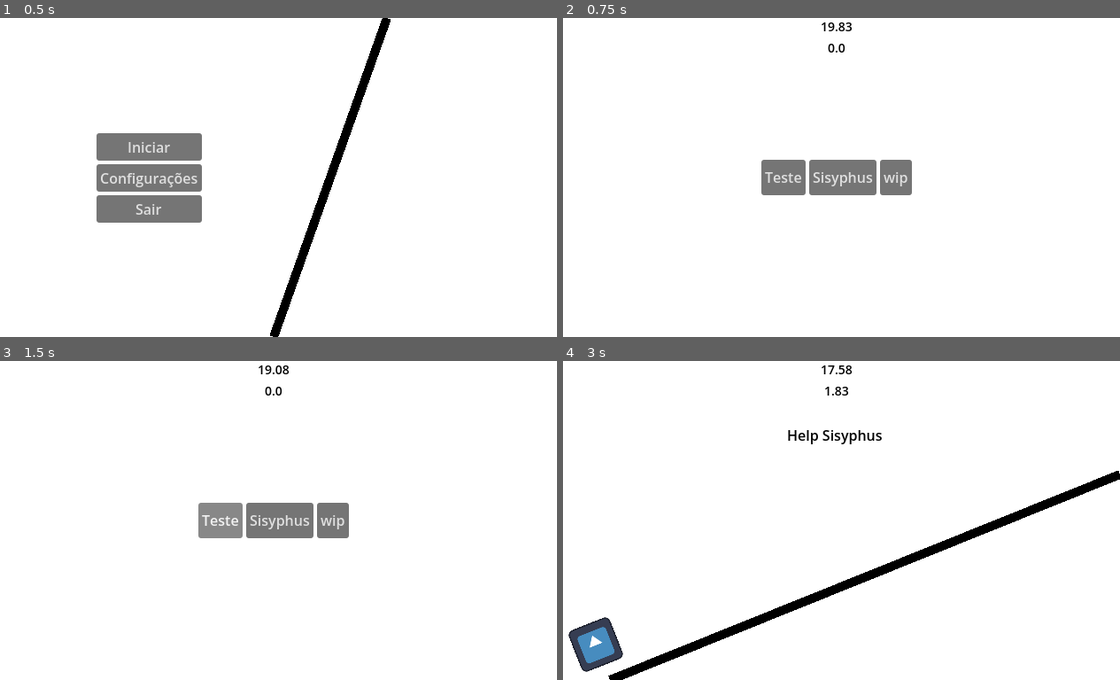
Above: before the commit, frames 1-4 (two rows, left to right).
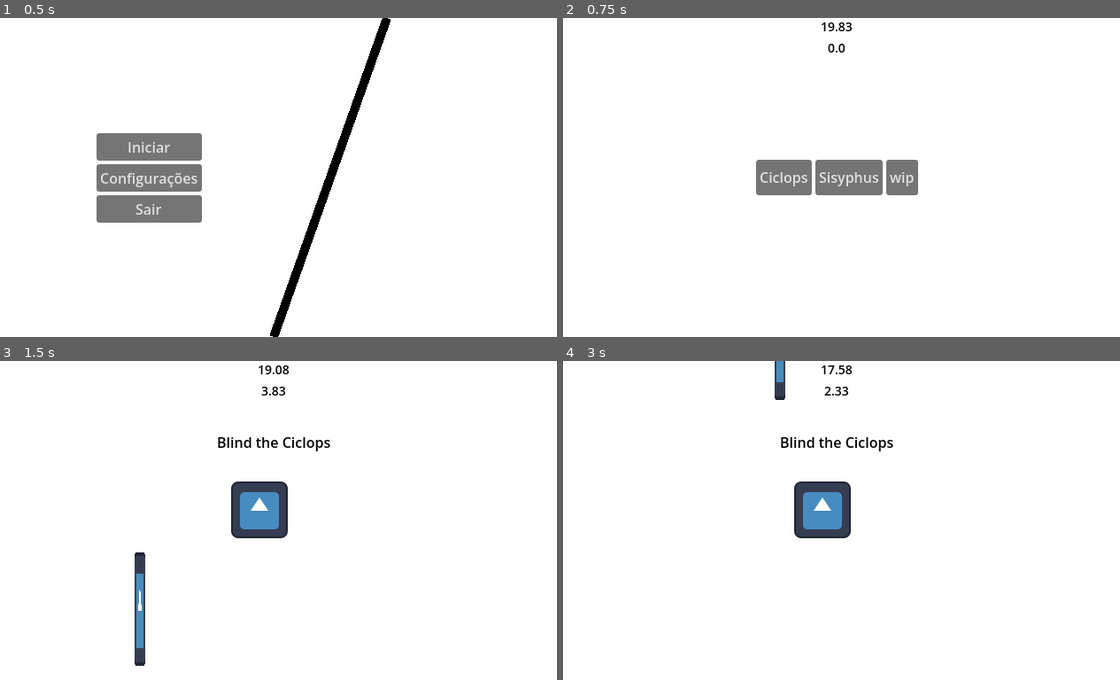
Above: after the commit, the same moments.

Repository: Magistratus-Studio/gmtk
Game: Godot game, scene res://Cenas/minigame_manager_scene.tscn
The game is run twice, just before and just after one commit, with the same random seed, the same clock (stepped at 60 frames per second) and the same inputs. The engine's default icon, where the game draws it, is replaced by a stand-in: a white triangle on a blue panel in a dark square.
Inputs (mouse positions are in pixels of both pictures, inside the frame that each line leads up to; where the layout moved, square brackets give the same spot in the first picture):
- Up to frame 1 (0.5 s): no input
- Up to frame 2 (0.75 s): click "Iniciar" at 0.5 s
- Up to frame 3 (1.5 s): click "Teste" (after the commit: "Ciclops") at 1.25 s
- Up to frame 4 (3 s): click (835, 609) [785, 520] at 2 s; click (841, 520) at 2.75 s, where only the run before the commit has a clickable "Sisyphus"

Frame 1 is identical in both runs. In frame 2, 1.0% of the frame differs, in the area x 34-64%, y 44-56%; in frame 3, 4.6%; in frame 4, 6.4%, in the area x 0-100%, y 0-100%.

Commit message:
feat: minigame ciclope

Diff:
--- /dev/null
+++ b/gmtk/Cenas/Minijogos/Ciclope/ciclope.gd
@@ -0,0 +1,46 @@
+extends MinigameBase
+
+@export var caminho_lanca: PathFollow2D
+@export var lanca: Sprite2D
+@export var distancia_estocada_certa: float = -50.0
+@export var distancia_estocada_errada: float = -300
+@export var tempo_ida: float = 0.05
+@export var area_clique: Button
+var vitoria: bool = false
+var velocidade: float = 0.3
+var tween: Tween
+
+func _ready() -> void:
+	caminho_lanca.progress_ratio = 0.15
+
+func iniciar() -> void:
+	super.iniciar()
+	caminho_lanca.progress_ratio = 0.15
+	area_clique.disabled = false
+
+func verificar_sucesso() -> bool:
+	if vitoria:
+		minigame_concluido.emit(true)
+		return true
+	minigame_concluido.emit(false)
+	return false
+
+func _process(delta: float) -> void:
+	caminho_lanca.progress_ratio += velocidade * delta
+	if caminho_lanca.progress_ratio < 0.1 or caminho_lanca.progress_ratio > 0.9:
+		velocidade = velocidade * -1.0
+
+func _on_button_pressed() -> void:
+	velocidade = 0
+	area_clique.disabled = true
+	if tween and tween.is_running():
+		tween.kill()
+	tween = create_tween()
+
+	if caminho_lanca.progress_ratio > 0.45 and caminho_lanca.progress_ratio < 0.5:
+		vitoria = true
+		tween.tween_property(lanca, "position:y", distancia_estocada_certa, tempo_ida)\
+		.as_relative().set_trans(Tween.TRANS_QUAD).set_ease(Tween.EASE_OUT)
+	else:
+		tween.tween_property(lanca, "position:y", distancia_estocada_errada, tempo_ida)\
+			.as_relative().set_trans(Tween.TRANS_QUAD).set_ease(Tween.EASE_OUT)
--- /dev/null
+++ b/gmtk/Cenas/Minijogos/Ciclope/ciclope.tscn
@@ -0,0 +1,78 @@
+[gd_scene format=3 uid="uid://5hx0nq0gfwen"]
+
+[ext_resource type="Script" uid="uid://dy43hx1no3yke" path="res://Cenas/Minijogos/Ciclope/ciclope.gd" id="1_mmlj4"]
+[ext_resource type="Texture2D" uid="uid://bc1ayuixxupfe" path="res://icon.svg" id="2_2ikrp"]
+
+[sub_resource type="Curve2D" id="Curve2D_kbalv"]
+_data = {
+"points": PackedVector2Array(0, 0, 0, 0, 64, 280, 0, 0, 0, 0, 576, 280)
+}
+point_count = 2
+
+[sub_resource type="LabelSettings" id="LabelSettings_ahksd"]
+font_color = Color(0, 0, 0, 1)
+
+[node name="Ciclope" type="Control" unique_id=1125950825 node_paths=PackedStringArray("caminho_lanca", "lanca", "area_clique")]
+layout_mode = 3
+anchors_preset = 15
+anchor_right = 1.0
+anchor_bottom = 1.0
+grow_horizontal = 2
+grow_vertical = 2
+script = ExtResource("1_mmlj4")
+caminho_lanca = NodePath("Path2D/PathFollow2D")
+lanca = NodePath("Path2D/PathFollow2D/Lanca")
+area_clique = NodePath("Button")
+metadata/_custom_type_script = "uid://brfp8a3wxvhfk"
+
+[node name="Fundo" type="ColorRect" parent="." unique_id=1059947952]
+layout_mode = 1
+anchors_preset = 15
+anchor_right = 1.0
+anchor_bottom = 1.0
+grow_horizontal = 2
+grow_vertical = 2
+
+[node name="Path2D" type="Path2D" parent="." unique_id=1733573923]
+curve = SubResource("Curve2D_kbalv")
+
+[node name="PathFollow2D" type="PathFollow2D" parent="Path2D" unique_id=1510193648]
+position = Vector2(320, 280)
+progress = 256.0
+cubic_interp = false
+loop = false
+
+[node name="Lanca" type="Sprite2D" parent="Path2D/PathFollow2D" unique_id=604812171]
+scale = Vector2(0.1, 1)
+texture = ExtResource("2_2ikrp")
+
+[node name="Titulo" type="Label" parent="." unique_id=1350019279]
+layout_mode = 1
+anchors_preset = -1
+anchor_left = 0.4
+anchor_top = 0.22222222
+anchor_right = 0.63468754
+anchor_bottom = 0.28622222
+offset_right = -21.200012
+offset_bottom = -0.040000916
+text = "Blind the Ciclops"
+label_settings = SubResource("LabelSettings_ahksd")
+metadata/_edit_use_anchors_ = true
+
+[node name="Ciclope" type="Sprite2D" parent="." unique_id=399978521]
+position = Vector2(304, 168)
+scale = Vector2(0.5, 0.5)
+texture = ExtResource("2_2ikrp")
+
+[node name="Button" type="Button" parent="." unique_id=1617886658]
+layout_mode = 1
+anchors_preset = 12
+anchor_top = 1.0
+anchor_right = 1.0
+anchor_bottom = 1.0
+offset_top = -160.0
+grow_horizontal = 2
+grow_vertical = 0
+flat = true
+
+[connection signal="pressed" from="Button" to="." method="_on_button_pressed"]
--- a/gmtk/Cenas/Minijogos/Sisifo.tscn
+++ b/gmtk/Cenas/Minijogos/Sisifo/Sisifo.tscn
@@ -1,6 +1,6 @@
 [gd_scene format=3 uid="uid://d1qeky4720sqw"]
 
-[ext_resource type="Script" uid="uid://c1ddb51hvap8j" path="res://Cenas/Minijogos/sisifo.gd" id="1_w1vjk"]
+[ext_resource type="Script" uid="uid://c1ddb51hvap8j" path="res://Cenas/Minijogos/Sisifo/sisifo.gd" id="1_w1vjk"]
 [ext_resource type="Texture2D" uid="uid://bc1ayuixxupfe" path="res://icon.svg" id="2_i5430"]
 
 [sub_resource type="Curve2D" id="Curve2D_873gn"]
--- a/gmtk/Cenas/minigame_manager_scene.tscn
+++ b/gmtk/Cenas/minigame_manager_scene.tscn
@@ -1,6 +1,6 @@
 [gd_scene format=3 uid="uid://dtge0soaf8pvv"]
 
-[ext_resource type="Script" uid="uid://cq6oap4i838lv" path="res://Cenas/minigame_manager.gd" id="1_sw5qv"]
+[ext_resource type="Script" uid="uid://cq6oap4i838lv" path="res://Scripts/minigame_manager.gd" id="1_sw5qv"]
 [ext_resource type="PackedScene" uid="uid://b1wqa8wy5xguc" path="res://Cenas/tela_conclusao.tscn" id="2_26w0q"]
 [ext_resource type="PackedScene" uid="uid://dcrl7ywx8jwtf" path="res://Cenas/menu_inicial.tscn" id="3_sr11h"]
 [ext_resource type="PackedScene" uid="uid://b1a13bxuslybc" path="res://Cenas/seletor_caminho.tscn" id="4_f5rh3"]
--- a/gmtk/Cenas/seletor_caminho.tscn
+++ b/gmtk/Cenas/seletor_caminho.tscn
@@ -1,7 +1,8 @@
 [gd_scene format=3 uid="uid://b1a13bxuslybc"]
 
-[ext_resource type="Script" uid="uid://bfbam7k6blmos" path="res://Cenas/seletor_caminho.gd" id="1_xfh7h"]
-[ext_resource type="PackedScene" uid="uid://d1qeky4720sqw" path="res://Cenas/Minijogos/Sisifo.tscn" id="3_nc73i"]
+[ext_resource type="Script" uid="uid://bfbam7k6blmos" path="res://Scripts/seletor_caminho.gd" id="1_xfh7h"]
+[ext_resource type="PackedScene" uid="uid://5hx0nq0gfwen" path="res://Cenas/Minijogos/Ciclope/ciclope.tscn" id="3_hej73"]
+[ext_resource type="PackedScene" uid="uid://d1qeky4720sqw" path="res://Cenas/Minijogos/Sisifo/Sisifo.tscn" id="3_nc73i"]
 
 [node name="SeletorCaminho" type="Control" unique_id=188329596 groups=["seletor"]]
 layout_mode = 3
@@ -12,6 +13,7 @@
 grow_vertical = 2
 script = ExtResource("1_xfh7h")
 sisifus = ExtResource("3_nc73i")
+ciclope = ExtResource("3_hej73")
 
 [node name="Fundo" type="ColorRect" parent="." unique_id=155421700]
 layout_mode = 1
@@ -37,7 +39,7 @@
 
 [node name="Button" type="Button" parent="HBoxContainer" unique_id=237881189]
 layout_mode = 2
-text = "Teste"
+text = "Ciclops"
 
 [node name="Button2" type="Button" parent="HBoxContainer" unique_id=1660411459]
 layout_mode = 2
@@ -48,4 +50,5 @@
 text = "wip"
 
 [connection signal="tree_exited" from="." to="." method="_on_tree_exited"]
+[connection signal="pressed" from="HBoxContainer/Button" to="." method="_on_button_pressed"]
 [connection signal="pressed" from="HBoxContainer/Button2" to="." method="_on_button_2_pressed"]
--- a/gmtk/Cenas/tela_conclusao.tscn
+++ b/gmtk/Cenas/tela_conclusao.tscn
@@ -1,6 +1,6 @@
 [gd_scene format=3 uid="uid://b1wqa8wy5xguc"]
 
-[ext_resource type="Script" uid="uid://ov8l3ildxnh0" path="res://Cenas/tela_conclusao.gd" id="1_4u5a8"]
+[ext_resource type="Script" uid="uid://ov8l3ildxnh0" path="res://Scripts/tela_conclusao.gd" id="1_4u5a8"]
 
 [sub_resource type="LabelSettings" id="LabelSettings_otrat"]
 font_color = Color(0, 0, 0, 1)
--- a/gmtk/Cenas/minigame_manager.gd
+++ b/gmtk/Scripts/minigame_manager.gd
@@ -15,7 +15,7 @@
 
 @export_category("Variáveis")
 @export var TIMER_TOTAL: float = 20.0
-@export var temporizador_minigame: float = 2.0
+@export var temporizador_minigame: float = 4.0
 
 var minigame_atual: MinigameBase
 
@@ -75,9 +75,9 @@
 func _on_minigame_concluido(sucesso: bool) -> void:
 	parar_timer_minigame()
 	if sucesso:
-		print("Próximo nível!") # passa para o proximo minigame
+		print("Venceu Minigame!") # passa para o proximo minigame
 	else:
-		print("Fim de jogo!") # aplicar debuf/ diminui o tempo maximo por minigame
+		print("Perdeu Minigame!") # aplicar debuf/ diminui o tempo maximo por minigame
 
 func _on_minigame_selecionado(minigame: PackedScene) -> void:
 	carregar_cena(minigame)
--- a/gmtk/Cenas/seletor_caminho.gd
+++ b/gmtk/Scripts/seletor_caminho.gd
@@ -2,6 +2,11 @@
 
 signal minigame_selecionado(minigame: PackedScene)
 @export var sisifus: PackedScene
+@export var ciclope: PackedScene
 
 func _on_button_2_pressed() -> void:
 	minigame_selecionado.emit(sisifus)
+
+
+func _on_button_pressed() -> void:
+	minigame_selecionado.emit(ciclope)
Not shown, added: gmtk/Cenas/Minijogos/Ciclope/ciclope.gd.uid
Renamed: gmtk/Cenas/Minijogos/sisifo.gd -> gmtk/Cenas/Minijogos/Sisifo/sisifo.gd
Renamed: gmtk/Cenas/Minijogos/sisifo.gd.uid -> gmtk/Cenas/Minijogos/Sisifo/sisifo.gd.uid
Renamed: gmtk/Cenas/minigame_manager.gd.uid -> gmtk/Scripts/minigame_manager.gd.uid
Renamed: gmtk/Cenas/seletor_caminho.gd.uid -> gmtk/Scripts/seletor_caminho.gd.uid
Renamed: gmtk/Cenas/tela_conclusao.gd -> gmtk/Scripts/tela_conclusao.gd
Renamed: gmtk/Cenas/tela_conclusao.gd.uid -> gmtk/Scripts/tela_conclusao.gd.uid
